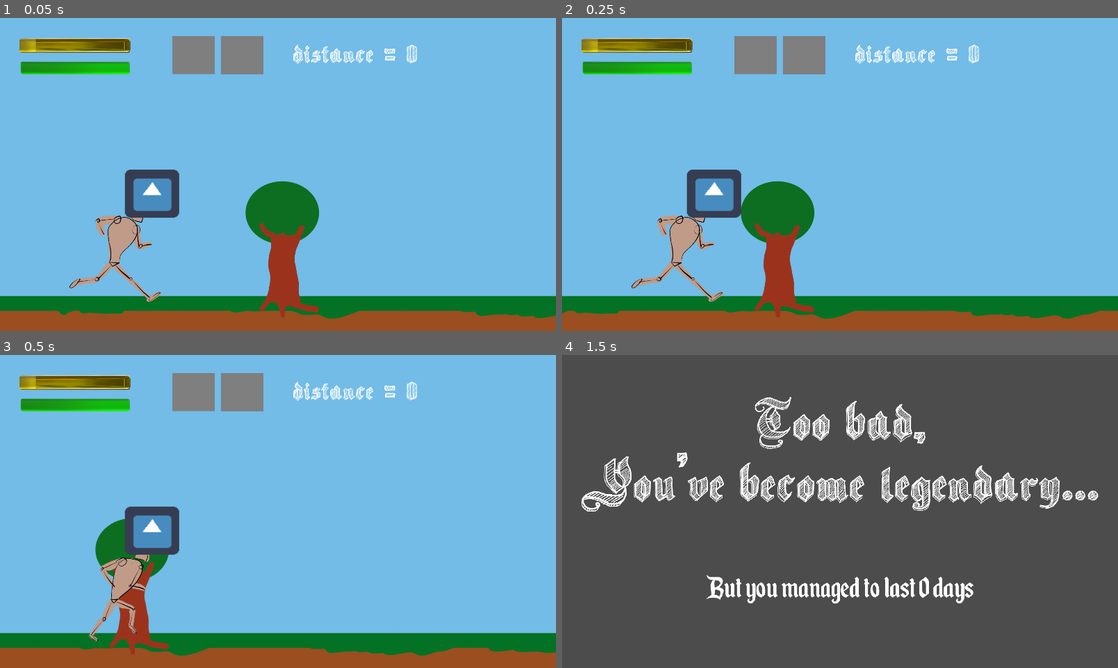
Above: before the commit, frames 1-4 (two rows, left to right).
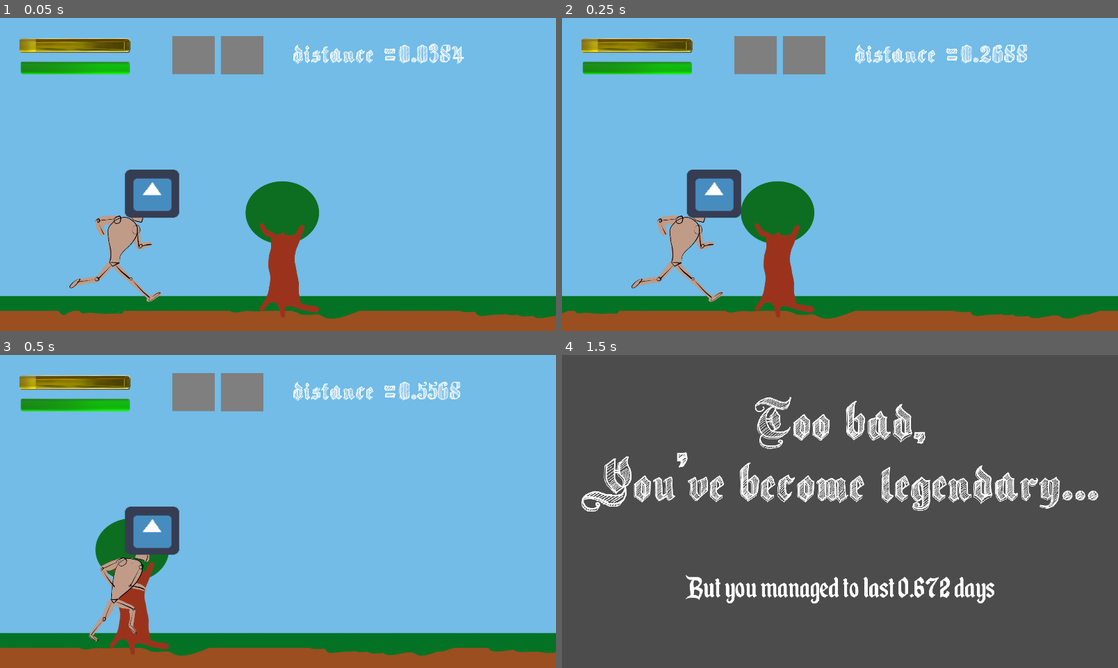
Above: after the commit, the same moments.

Repository: S-Blanco/GMTK_gamejam2023
Game: Godot game, scene res://Src/World/world.tscn
Same seed, same stepped clock (60 frames per second), same inputs: the game is played once before the commit and once after it. The engine's default icon, where the game draws it, is replaced by a stand-in: a white triangle on a blue panel in a dark square.
Inputs:
- Up to frame 1 (0.05 s): no input
- Up to frame 2 (0.25 s): no input
- Up to frame 3 (0.5 s): no input
- Up to frame 4 (1.5 s): tap Enter at 0.5, 1.35 s; hold Right (ui_right) 0.53-1.28 s; hold A (test) 0.53-1.28 s; tap Space at 0.77, 1.25 s

The runs differ from the first frame. In frame 1, 0.4% of the frame differs, in the area x 71-84%, y 8-15%; in frame 2, 0.4%; in frame 3, 0.4%; in frame 4, 1.7%, in the area x 22-78%, y 70-80%.
Error before the commit: Parse Error: Variable "enemyScn" already exists in this class (at line: 9). (res://Src/TestEnemyMovement.gd:32)

Commit message:
total of 10 enemies added, attack and defense needs to be changed

Diff:
--- /dev/null
+++ b/Game/Src/Characters/Enemy10.tscn
@@ -0,0 +1,16 @@
+[gd_scene load_steps=3 format=2]
+
+[ext_resource path="res://Src/Characters/Enemy.tscn" type="PackedScene" id=1]
+[ext_resource path="res://Assets/Characters/Enemies/Mushroom.png" type="Texture" id=2]
+
+[node name="Enemy10" instance=ExtResource( 1 )]
+
+[node name="Sprite" parent="." index="0"]
+position = Vector2( 84, -14 )
+scale = Vector2( 3.10811, 3.64474 )
+texture = ExtResource( 2 )
+
+[node name="StatsEnemy" parent="." index="4"]
+max_health = 0.06
+glory_win = 0.005
+glory_lose = -0.007
--- a/Game/Src/Characters/Enemy2.tscn
+++ b/Game/Src/Characters/Enemy2.tscn
@@ -7,7 +7,7 @@
 
 [node name="Sprite" parent="." index="0"]
 position = Vector2( 0, 90 )
-scale = Vector2( 5.52941, 5.0867 )
+scale = Vector2( 4.61765, 3.60694 )
 texture = ExtResource( 1 )
 
 [node name="StatsEnemy" parent="." index="4"]
--- a/Game/Src/Characters/Enemy3.tscn
+++ b/Game/Src/Characters/Enemy3.tscn
@@ -3,11 +3,11 @@
 [ext_resource path="res://Assets/Characters/Enemies/one_eye.png" type="Texture" id=1]
 [ext_resource path="res://Src/Characters/Enemy.tscn" type="PackedScene" id=2]
 
-[node name="Enemy" instance=ExtResource( 2 )]
+[node name="Enemy2" instance=ExtResource( 2 )]
 
 [node name="Sprite" parent="." index="0"]
-position = Vector2( 7.62939e-06, 66 )
-scale = Vector2( 1.16163, 1.35663 )
+position = Vector2( -10, 104 )
+scale = Vector2( 0.982987, 1.01792 )
 texture = ExtResource( 1 )
 
 [node name="StatsEnemy" parent="." index="4"]
--- /dev/null
+++ b/Game/Src/Characters/Enemy4.tscn
@@ -0,0 +1,16 @@
+[gd_scene load_steps=3 format=2]
+
+[ext_resource path="res://Src/Characters/Enemy3.tscn" type="PackedScene" id=1]
+[ext_resource path="res://Assets/Characters/Enemies/n4.png" type="Texture" id=2]
+
+[node name="Enemy4" instance=ExtResource( 1 )]
+
+[node name="Sprite" parent="." index="0"]
+position = Vector2( 14, 46 )
+scale = Vector2( 9.1875, 13.3333 )
+texture = ExtResource( 2 )
+
+[node name="StatsEnemy" parent="." index="4"]
+max_health = 0.07
+glory_win = 0.005
+glory_lose = -0.005
--- /dev/null
+++ b/Game/Src/Characters/Enemy5.tscn
@@ -0,0 +1,19 @@
+[gd_scene load_steps=3 format=2]
+
+[ext_resource path="res://Src/Characters/Enemy3.tscn" type="PackedScene" id=1]
+[ext_resource path="res://Assets/Characters/Enemies/cute_blob.png" type="Texture" id=2]
+
+[node name="Enemy5" instance=ExtResource( 1 )]
+
+[node name="Sprite" parent="." index="0"]
+position = Vector2( -14, 66 )
+scale = Vector2( 2.13058, 1.91246 )
+texture = ExtResource( 2 )
+
+[node name="CollisionShape2D" parent="." index="2"]
+position = Vector2( -2, 4 )
+
+[node name="StatsEnemy" parent="." index="4"]
+max_health = 0.04
+glory_win = 0.005
+glory_lose = -0.005
--- /dev/null
+++ b/Game/Src/Characters/Enemy6.tscn
@@ -0,0 +1,16 @@
+[gd_scene load_steps=3 format=2]
+
+[ext_resource path="res://Assets/Characters/Enemies/skull_in_a_ufo_spacecraft.png" type="Texture" id=1]
+[ext_resource path="res://Src/Characters/Enemy.tscn" type="PackedScene" id=2]
+
+[node name="Enemy6" instance=ExtResource( 2 )]
+
+[node name="Sprite" parent="." index="0"]
+position = Vector2( 8, 20 )
+scale = Vector2( 0.693182, 0.830766 )
+texture = ExtResource( 1 )
+
+[node name="StatsEnemy" parent="." index="4"]
+max_health = 0.08
+glory_win = 0.008
+glory_lose = -0.008
--- /dev/null
+++ b/Game/Src/Characters/Enemy7.tscn
@@ -0,0 +1,16 @@
+[gd_scene load_steps=3 format=2]
+
+[ext_resource path="res://Src/Characters/Enemy.tscn" type="PackedScene" id=1]
+[ext_resource path="res://Assets/Characters/Enemies/dino.png" type="Texture" id=2]
+
+[node name="Enemy7" instance=ExtResource( 1 )]
+
+[node name="Sprite" parent="." index="0"]
+position = Vector2( 14, 20 )
+scale = Vector2( 1.45856, 1.67068 )
+texture = ExtResource( 2 )
+
+[node name="StatsEnemy" parent="." index="4"]
+max_health = 0.07
+glory_win = 0.005
+glory_lose = -0.004
--- /dev/null
+++ b/Game/Src/Characters/Enemy8.tscn
@@ -0,0 +1,13 @@
+[gd_scene load_steps=3 format=2]
+
+[ext_resource path="res://Src/Characters/Enemy.tscn" type="PackedScene" id=1]
+[ext_resource path="res://Assets/Characters/Enemies/Toast.png" type="Texture" id=2]
+
+[node name="Enemy8" instance=ExtResource( 1 )]
+
+[node name="Sprite" parent="." index="0"]
+scale = Vector2( 1.58672, 1.57554 )
+texture = ExtResource( 2 )
+
+[node name="StatsEnemy" parent="." index="4"]
+glory_win = 0.003
--- /dev/null
+++ b/Game/Src/Characters/Enemy9.tscn
@@ -0,0 +1,14 @@
+[gd_scene load_steps=3 format=2]
+
+[ext_resource path="res://Src/Characters/Enemy.tscn" type="PackedScene" id=1]
+[ext_resource path="res://Assets/Characters/Enemies/ghost.png" type="Texture" id=2]
+
+[node name="Enemy9" instance=ExtResource( 1 )]
+
+[node name="Sprite" parent="." index="0"]
+position = Vector2( -6, -28 )
+scale = Vector2( 23.44, 25.92 )
+texture = ExtResource( 2 )
+
+[node name="CollisionShape2D" parent="." index="2"]
+position = Vector2( 6, -14 )
--- a/Game/Src/TestEnemyMovement.gd
+++ b/Game/Src/TestEnemyMovement.gd
@@ -9,12 +9,21 @@
 export(PackedScene) var enemyScn = preload("res://Src/Characters/Enemy.tscn")
 export(PackedScene) var enemyScn2 = preload("res://Src/Characters/Enemy2.tscn")
 export(PackedScene) var enemyScn3 = preload("res://Src/Characters/Enemy3.tscn")
+export(PackedScene) var enemyScn4 = preload("res://Src/Characters/Enemy4.tscn")
+export(PackedScene) var enemyScn5 = preload("res://Src/Characters/Enemy5.tscn")
+export(PackedScene) var enemyScn6 = preload("res://Src/Characters/Enemy6.tscn")
+export(PackedScene) var enemyScn7 = preload("res://Src/Characters/Enemy7.tscn")
+export(PackedScene) var enemyScn8 = preload("res://Src/Characters/Enemy8.tscn")
+export(PackedScene) var enemyScn9 = preload("res://Src/Characters/Enemy9.tscn")
+export(PackedScene) var enemyScn10 = preload("res://Src/Characters/Enemy10.tscn")
+
 export(PackedScene) var playerScn = preload("res://Src/Characters/Character.tscn")
+
 export(int) var startSlow = 1200
 export(int) var enemySpawnX = 2800
 export(int) var spawn_y = 820
 export(float) var slowTime = 1.5
-export(int) var playerSpawnX = -200
+export(int) var PLAYER_SPAWN_X = -200
 
 
 #onready var Enemy = $Enemy
@@ -27,15 +36,11 @@
 onready var isRunning = true
 
 
-onready var enemies = [enemyScn,enemyScn2,enemyScn3]
+onready var enemies = [enemyScn,enemyScn2,enemyScn3,enemyScn4,enemyScn5,enemyScn6,enemyScn7,enemyScn8,enemyScn9,enemyScn10]
 
-export(PackedScene) var enemyScn = preload("res://Src/Characters/Enemy.tscn")
-export(PackedScene) var playerScn = preload("res://Src/Characters/Character.tscn")
-export(int) var startSlow = 1200
-export(int) var enemySpawnX = 2800
-export(int) var spawn_y = 820
-export(float) var slowTime = 1.5
-export(int) var PLAYER_SPAWN_X = -200
+
+
+
 
 
 var base_scroll_speed
@@ -90,7 +95,7 @@
 #	the "\" split the if conditions on multiple line
 	if (enemySpawnX-delta*curr_pixel_speed<fmod(scrollDist,enemySpawnX)) or \
 		(fmod(scrollDist,enemySpawnX)<delta*curr_pixel_speed):
-	    idx=rng.randi_range(0, len(enemies)-1)
+		idx=rng.randi_range(0, len(enemies)-1)
 		New_enemy = enemies[idx].instance()
 
 		New_enemy.set_global_position(Vector2(enemySpawnX,spawn_y))
--- a/Game/Src/World/world.tscn
+++ b/Game/Src/World/world.tscn
@@ -81,11 +81,9 @@
 margin_bottom = 400.0
 rect_scale = Vector2( 1e-05, 0.2 )
 
-[connection signal="hero_died" from="TestEnemyMovement" to="." method="_on_TestEnemyMovement_hero_died"]
-[connection signal="hero_runs_again" from="TestEnemyMovement" to="." method="_on_TestEnemyMovement_hero_runs_again"]
-[connection signal="hero_stopped" from="TestEnemyMovement" to="." method="_on_TestEnemyMovement_hero_stopped"]
-
 [editable path="TestEnemyMovement"]
+[editable path="TestEnemyMovement/Background"]
+[editable path="TestEnemyMovement/Character"]
 [editable path="EndgameScreen"]
 [editable path="CanvasLayer/GloryUI"]
 [editable path="CanvasLayer/HealthUI"]
Binary file added: Game/Assets/Characters/Enemies/Mushroom.png
Not shown, added: Game/Assets/Characters/Enemies/Mushroom.png.import
Binary file added: Game/Assets/Characters/Enemies/Toast.png
Not shown, added: Game/Assets/Characters/Enemies/Toast.png.import
Binary file added: Game/Assets/Characters/Enemies/cute_blob.png
Not shown, added: Game/Assets/Characters/Enemies/cute_blob.png.import
Binary file added: Game/Assets/Characters/Enemies/dino.png
Not shown, added: Game/Assets/Characters/Enemies/dino.png.import
Binary file added: Game/Assets/Characters/Enemies/ghost.png
Not shown, added: Game/Assets/Characters/Enemies/ghost.png.import
Binary file added: Game/Assets/Characters/Enemies/n4.png
Not shown, added: Game/Assets/Characters/Enemies/n4.png.import
(and 2 more such lines)
